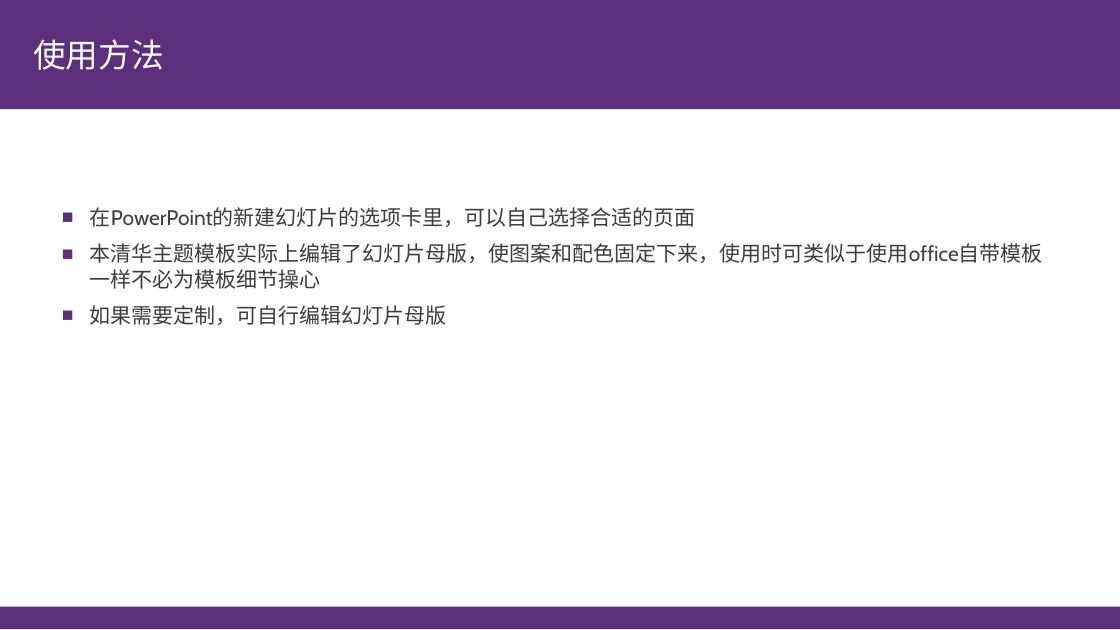
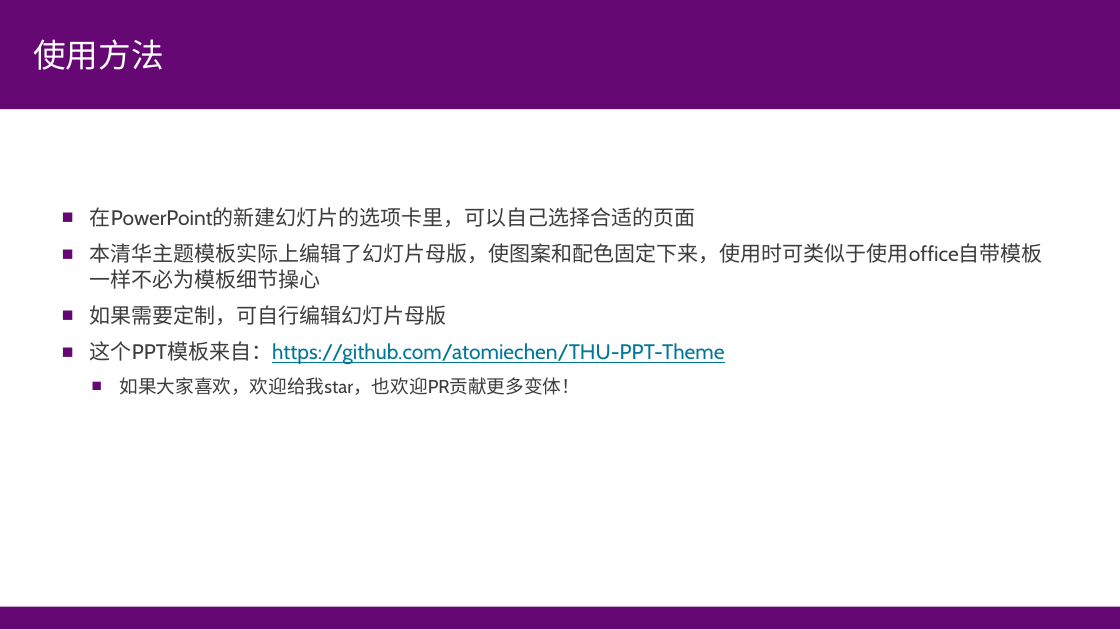
Before and after one commit to atomiechen/THU-PPT-Theme, a slide deck: slide 3 of v3顶边白底变体16-9.pptx. Drawn at 1120x630 pixels with LibreOffice and Linux fonts; fonts in the diff are those of the drawing; background and template pictures are left out. Boxes give left, top, right and bottom in pixels: in the first picture for what was removed or moved away, otherwise in the second. Text is boxed around its words. In the diff, an @@ line names an element or a change of style, - is before the commit and + after.

Commit message:
Major update: 对于浅色背景模板，根据《清华大学视觉形象识别系统手册》，纠正清华主题色，使用校徽校名矢量图

```diff
--- a/v3顶边白底变体16-9.pptx
+++ b/v3顶边白底变体16-9.pptx
@@ rectangle at [0, 0, 1120, 109]: fill #5C2F7D to #660874 @@
@@ text at [90, 341, 725, 395]: paragraphs added @@
+■ 这个PPT模板来自：https://github.com/atomiechen/THU-PPT-Theme
+  ■ 如果大家喜欢，欢迎给我star，也欢迎PR贡献更多变体！
@@ rectangle at [0, 607, 1120, 629]: fill #5C2F7D to #660874 @@
```
Also in this commit, not shown: 7 other slides changed, 4 other files.
